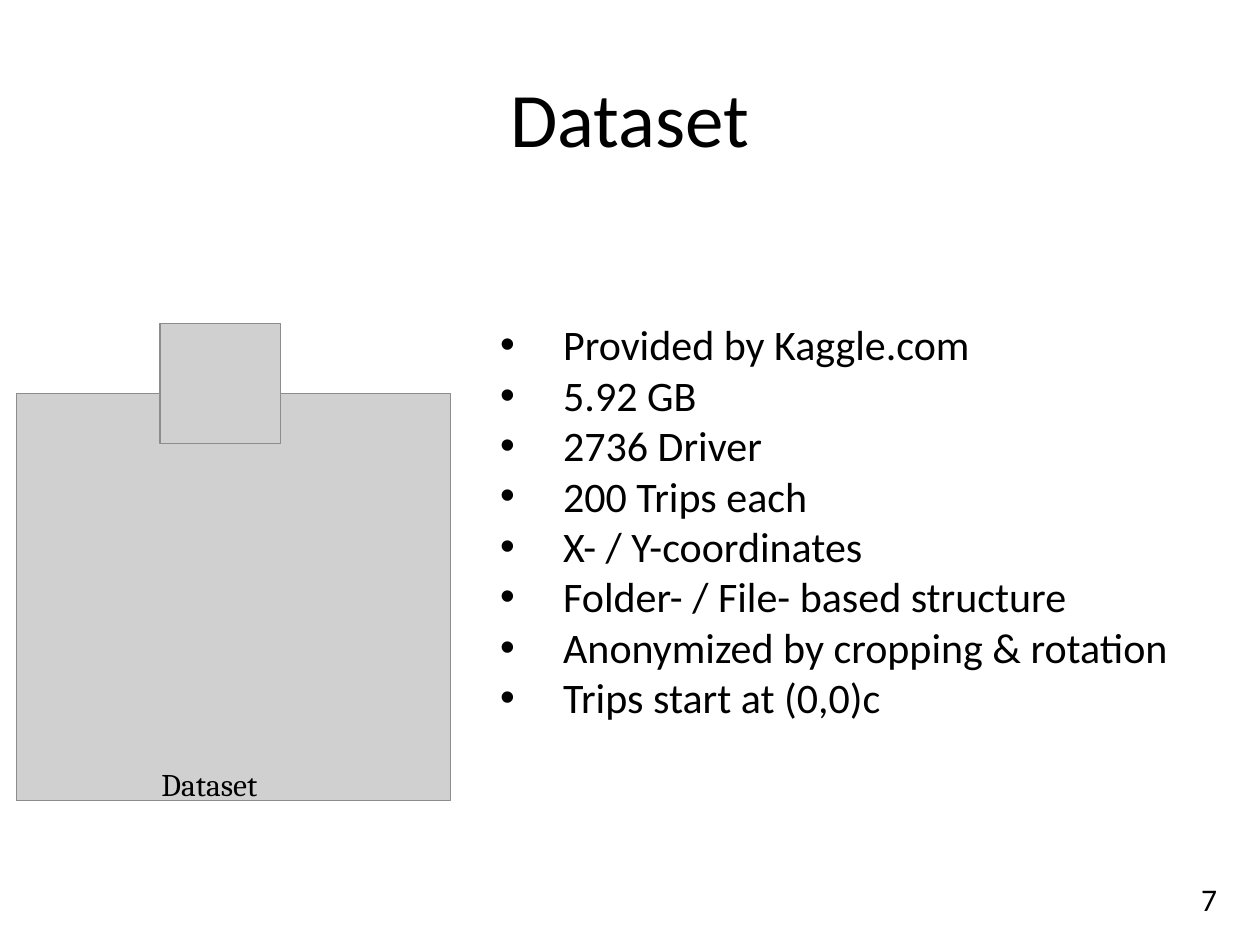
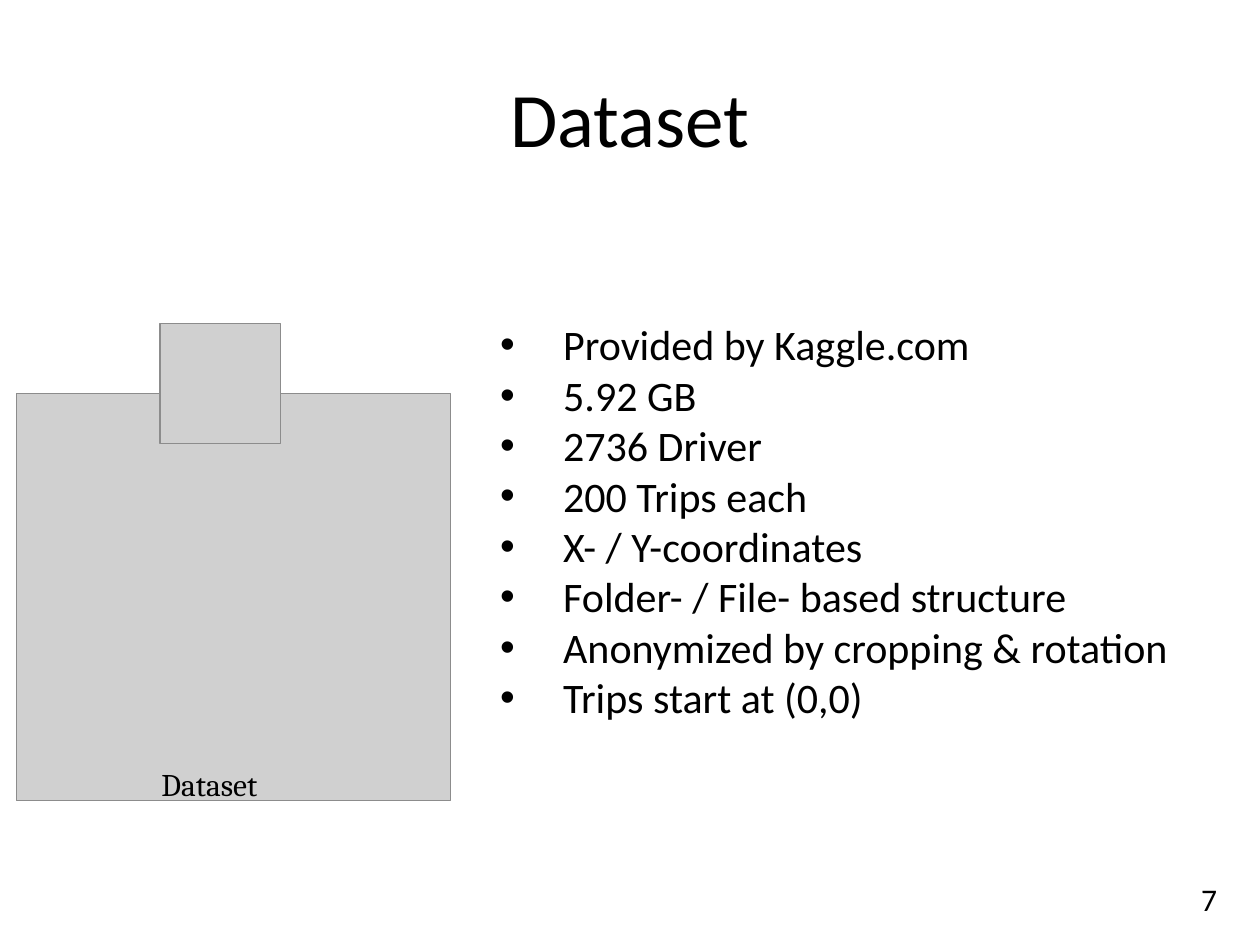
Before and after one commit to peterschrott/axa-driver-telematics, a slide deck: slide 8 of report/02-presentation/presentation.pptx. Drawn at 1260x945 pixels with LibreOffice and Linux fonts; fonts in the diff are those of the drawing; grey boxes stand for pictures. Boxes give left, top, right and bottom in pixels: in the first picture for what was removed or moved away, otherwise in the second. Text is boxed around its words. In the diff, an @@ line names an element or a change of style, - is before the commit and + after.

```diff
--- a/report/02-presentation/presentation.pptx
+++ b/report/02-presentation/presentation.pptx
@@ text at (x1=563, y1=682, x2=862, y2=720): text changed @@
-• Trips start at (0,0)c
+• Trips start at (0,0)
```
Also in this commit, not shown: 2 other slides changed, 1 other file.
